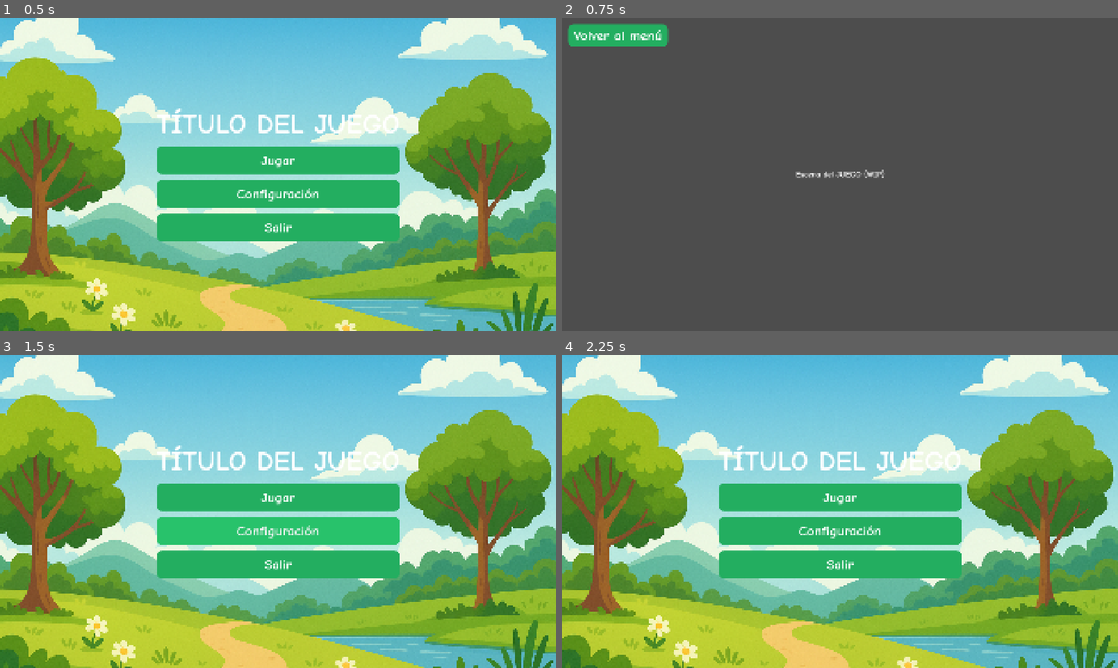
Above: before the commit, frames 1-4 (two rows, left to right).
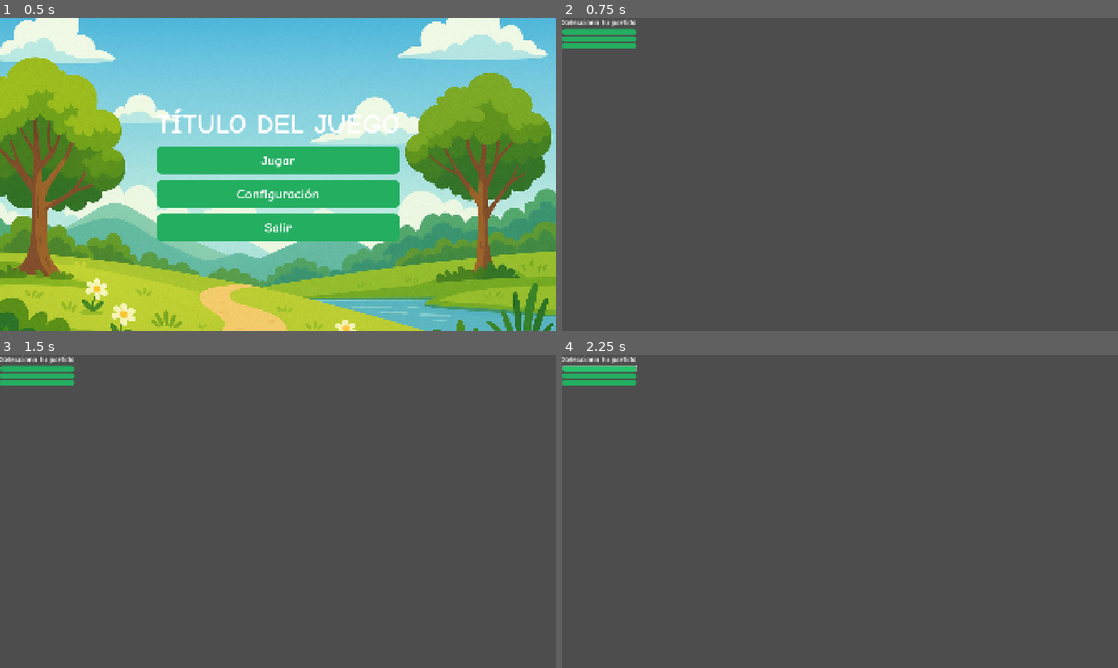
Above: after the commit, the same moments.

Repository: ElRafuu/Ecokids
Game: Godot game, scene res://escenas/MainMenu.tscn
The game is run twice, just before and just after one commit, with the same random seed, the same clock (stepped at 60 frames per second) and the same inputs.
Inputs (mouse positions are in pixels of both pictures, inside the frame that each line leads up to):
- Up to frame 1 (0.5 s): no input
- Up to frame 2 (0.75 s): click "Jugar" at 0.5 s
- Up to frame 3 (1.5 s): click (55, 373) at 1.25 s, where only the run before the commit has a clickable "Volver al menú"
- Up to frame 4 (2.25 s): click (600, 367) at 2.02 s

Frame 1 is identical in both runs. In frame 2, 1.4% of the frame differs, in the area x 0-59%, y 0-52%; in frame 3, 100%, in the area x 0-100%, y 0-100%; in frame 4, 100%.
Error after the commit: Parse Error: Unexpected "?" in source. If you want a ternary operator, use "truthy_value if true_condition else falsy_value". (res://scripts/SaveManager.gd:32)

Commit message:
Intento de selector de perfiles

Diff:
--- /dev/null
+++ b/escenas/LevelSelect.tscn
@@ -0,0 +1,49 @@
+[gd_scene load_steps=2 format=3 uid="uid://kai0brmnv1gl"]
+
+[ext_resource type="Script" uid="uid://ttuvasodtv0b" path="res://scripts/SlotItem.gd" id="1_efwkd"]
+
+[node name="Control" type="Control"]
+layout_mode = 3
+anchors_preset = 0
+offset_right = 40.0
+offset_bottom = 40.0
+
+[node name="MarginContainer" type="MarginContainer" parent="."]
+layout_mode = 0
+offset_right = 40.0
+offset_bottom = 40.0
+
+[node name="VBoxContainer" type="VBoxContainer" parent="MarginContainer"]
+layout_mode = 2
+
+[node name="Title" type="Label" parent="MarginContainer/VBoxContainer"]
+layout_mode = 2
+text = "Selecciona tu partida"
+
+[node name="Slot1" type="Button" parent="MarginContainer/VBoxContainer"]
+layout_mode = 2
+script = ExtResource("1_efwkd")
+metadata/_custom_type_script = "uid://ttuvasodtv0b"
+
+[node name="Slot2" type="Button" parent="MarginContainer/VBoxContainer"]
+layout_mode = 2
+script = ExtResource("1_efwkd")
+metadata/_custom_type_script = "uid://ttuvasodtv0b"
+
+[node name="Slot3" type="Button" parent="MarginContainer/VBoxContainer"]
+layout_mode = 2
+script = ExtResource("1_efwkd")
+metadata/_custom_type_script = "uid://ttuvasodtv0b"
+
+[node name="CreateDialog" type="AcceptDialog" parent="."]
+
+[node name="VBoxContainer" type="VBoxContainer" parent="CreateDialog"]
+offset_right = 40.0
+offset_bottom = 40.0
+
+[node name="AskLabel" type="Label" parent="CreateDialog/VBoxContainer"]
+layout_mode = 2
+text = "Escribe tu nombre"
+
+[node name="NameEdit" type="LineEdit" parent="CreateDialog/VBoxContainer"]
+layout_mode = 2
--- /dev/null
+++ b/escenas/SlotItem.tscn
@@ -0,0 +1,22 @@
+[gd_scene load_steps=2 format=3 uid="uid://biiubxt5fr5gf"]
+
+[ext_resource type="Script" uid="uid://ttuvasodtv0b" path="res://scripts/SlotItem.gd" id="1_xnrft"]
+
+[node name="Button" type="Button"]
+offset_right = 40.0
+offset_bottom = 20.0
+script = ExtResource("1_xnrft")
+
+[node name="VBoxContainer" type="VBoxContainer" parent="."]
+layout_mode = 0
+offset_right = 40.0
+offset_bottom = 40.0
+
+[node name="TitleLabel" type="Label" parent="VBoxContainer"]
+layout_mode = 2
+
+[node name="NameLabel" type="Label" parent="VBoxContainer"]
+layout_mode = 2
+
+[node name="MetaLabel" type="Label" parent="VBoxContainer"]
+layout_mode = 2
--- a/project.godot
+++ b/project.godot
@@ -14,6 +14,10 @@
 run/main_scene="res://escenas/MainMenu.tscn"
 config/features=PackedStringArray("4.4")
 
+[autoload]
+
+PerfilManager="*res://scripts/SaveManager.gd"
+
 [display]
 
 window/size/viewport_width=1920
--- a/scripts/MainMenu.gd
+++ b/scripts/MainMenu.gd
@@ -6,7 +6,8 @@
 # ---------- Configuración ----------
 const FONT_TTF_PATH  := "res://fuentes/ComicNeue-Bold.ttf"
 const CONFIG_SCENE   := "res://escenas/configuracion.tscn"
-const JUEGO_SCENE    := "res://escenas/juego.tscn"
+const JUEGO_SCENE    := "res://escenas/juego.tscn"  # Fallback
+const SLOTS_SCENE    := "res://escenas/LevelSelect.tscn" # << Nuevo: selector de partidas (3 slots)
 
 # Si los botones tienen otros nombres en la escena, cámbialos aquí:
 const BTN_CONFIG_NAME := "BtnConfig"
@@ -68,7 +69,15 @@
 	_ir_a_escena(CONFIG_SCENE)
 
 func _on_btn_jugar_pressed() -> void:
-	_ir_a_escena(JUEGO_SCENE)
+	# Primero intentamos enviar al selector de partidas (3 slots).
+	# Si por alguna razón la escena no existe, hacemos fallback al juego directo.
+	if ResourceLoader.exists(SLOTS_SCENE):
+		_ir_a_escena(SLOTS_SCENE)
+	elif ResourceLoader.exists(JUEGO_SCENE):
+		push_warning("No se encontró el selector de partidas. Abriendo el juego directamente.")
+		_ir_a_escena(JUEGO_SCENE)
+	else:
+		push_error("No se encontró ninguna escena válida para 'Jugar'. Revisa SLOTS_SCENE y JUEGO_SCENE.")
 
 func _on_btn_salir_pressed() -> void:
 	get_tree().quit()
--- /dev/null
+++ b/scripts/SaveManager.gd
@@ -0,0 +1,91 @@
+# SaveManager.gd — Godot 4.4.1
+# Gestor global de perfiles/partidas (3 slots) con guardado automático.
+
+extends Node
+class_name SaveManager
+
+const SAVE_PATH := "user://ecokids_profiles.json"
+const MAX_SLOTS := 3
+
+signal profiles_changed
+signal active_profile_changed(slot: int)
+
+var profiles: Array[Variant] = [null, null, null]
+var active_slot: int = -1
+
+func _ready() -> void:
+	load_profiles()
+
+# ---------- Carga/Guardado ----------
+func load_profiles() -> void:
+	profiles = [null, null, null]
+	active_slot = -1
+
+	if FileAccess.file_exists(SAVE_PATH):
+		var f := FileAccess.open(SAVE_PATH, FileAccess.READ)
+		if f:
+			var txt := f.get_as_text()
+			var data := JSON.parse_string(txt)
+			if typeof(data) == TYPE_DICTIONARY:
+				var arr: Array = data.get("profiles", [])
+				for i in range(MAX_SLOTS):
+					profiles[i] = i < arr.size() ? arr[i] : null
+				active_slot = int(data.get("active_slot", -1))
+
+	emit_signal("profiles_changed")
+
+func save_profiles() -> void:
+	var f := FileAccess.open(SAVE_PATH, FileAccess.WRITE)
+	if f:
+		var payload := {
+			"profiles": profiles,
+			"active_slot": active_slot
+		}
+		f.store_string(JSON.stringify(payload, "", false))
+		f.flush() # fuerza escritura en disco
+
+# ---------- API de perfiles ----------
+func is_slot_empty(slot: int) -> bool:
+	return slot < 0 or slot >= MAX_SLOTS or profiles[slot] == null
+
+func get_profile(slot: int) -> Dictionary:
+	return {} if is_slot_empty(slot) else profiles[slot]
+
+func create_profile(slot: int, name: String) -> bool:
+	if slot < 0 or slot >= MAX_SLOTS or name.strip_edges().is_empty():
+		return false
+	if profiles[slot] != null:
+		return false
+
+	profiles[slot] = {
+		"name": name.strip_edges(),
+		"created": Time.get_datetime_string_from_system(true),
+		"last_played": Time.get_datetime_string_from_system(true),
+		"progress": 0
+	}
+	active_slot = slot
+	save_profiles()
+	emit_signal("profiles_changed")
+	emit_signal("active_profile_changed", active_slot)
+	return true
+
+func select_slot(slot: int) -> bool:
+	if is_slot_empty(slot):
+		return false
+	active_slot = slot
+	var p: Dictionary = profiles[slot]
+	p["last_played"] = Time.get_datetime_string_from_system(true)
+	profiles[slot] = p
+	save_profiles()
+	emit_signal("active_profile_changed", active_slot)
+	return true
+
+func delete_profile(slot: int) -> bool:
+	if is_slot_empty(slot):
+		return false
+	profiles[slot] = null
+	if active_slot == slot:
+		active_slot = -1
+	save_profiles()
+	emit_signal("profiles_changed")
+	return true
--- /dev/null
+++ b/scripts/SlotItem.gd
@@ -0,0 +1,31 @@
+extends Button
+class_name SlotItem
+
+signal create_requested(slot_idx: int)
+signal continue_requested(slot_idx: int)
+
+@export var slot_index: int = 0
+@onready var title_lbl: Label = %TitleLabel
+@onready var name_lbl: Label  = %NameLabel
+@onready var meta_lbl: Label  = %MetaLabel
+
+func _ready() -> void:
+	title_lbl.text = "Partida %d" % (slot_index + 1)
+	update_from_data()
+	pressed.connect(_on_pressed)
+
+func update_from_data() -> void:
+	if PerfilManager.has_profile(slot_index):
+		var d := PerfilManager.slots[slot_index]
+		name_lbl.text = d.get("name", "Jugador")
+		var p := d.get("progress", {"level":1, "stars":0})
+		meta_lbl.text = "Nivel %d • %d★" % [p.get("level",1), p.get("stars",0)]
+	else:
+		name_lbl.text = "Crear partida nueva"
+		meta_lbl.text = ""
+
+func _on_pressed() -> void:
+	if PerfilManager.has_profile(slot_index):
+		continue_requested.emit(slot_index)
+	else:
+		create_requested.emit(slot_index)
Not shown, added: scripts/SaveManager.gd.uid
Not shown, added: scripts/SlotItem.gd.uid
